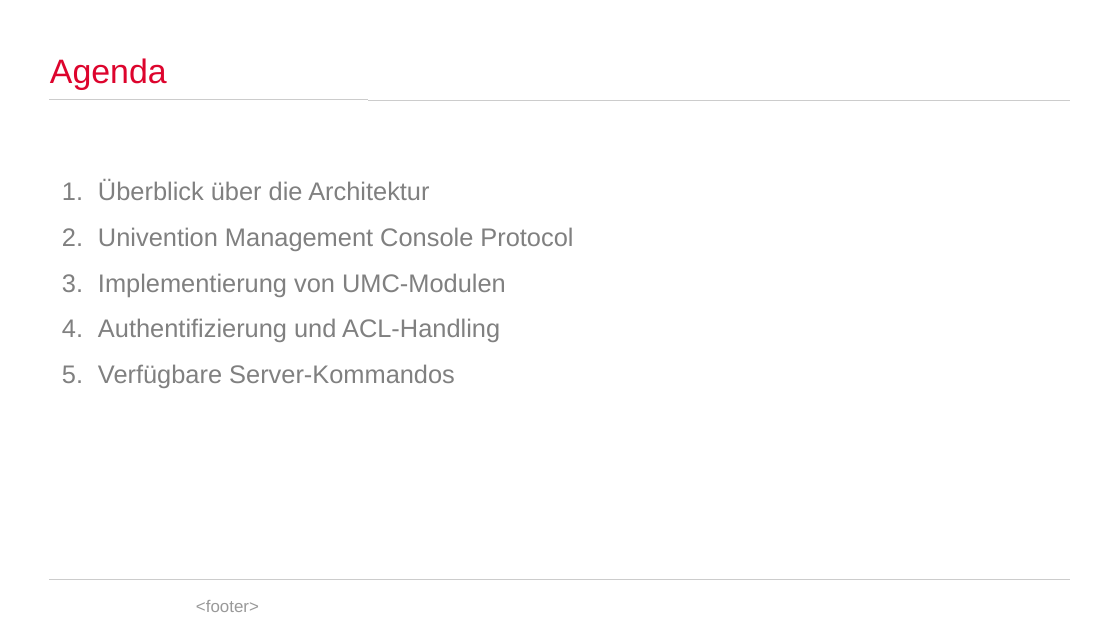
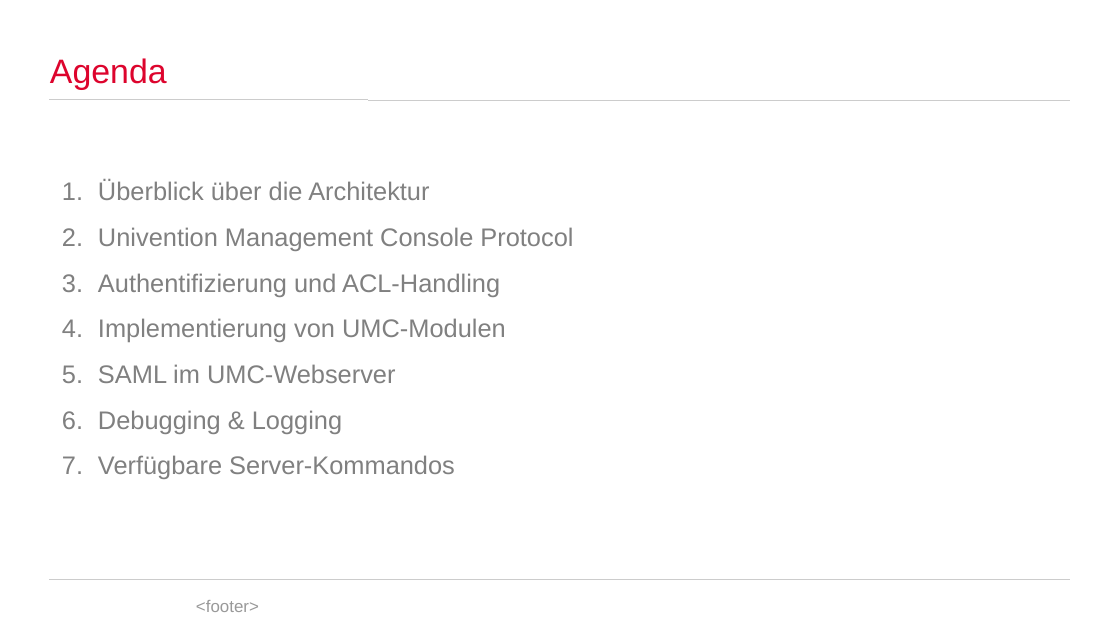
Before and after one commit to spaceone/presentations, a slide deck: slide 2 of univention-management-console/univention-management-console.odp. Drawn at 1120x630 pixels with LibreOffice and Linux fonts; fonts in the diff are those of the drawing; background and template pictures are left out. Boxes give left, top, right and bottom in pixels: in the first picture for what was removed or moved away, otherwise in the second. Text is boxed around its words. In the diff, an @@ line names an element or a change of style, - is before the commit and + after.

```diff
--- a/univention-management-console/univention-management-console.odp
+++ b/univention-management-console/univention-management-console.odp
@@ text at box(98, 273, 500, 297): paragraph added @@
+3. Authentifizierung und ACL-Handling
@@ text at box(98, 364, 395, 434): text changed @@
-4. Authentifizierung und ACL-Handling
+5. SAML im UMC-Webserver
+6. Debugging & Logging
```
Also in this commit, not shown: 9 other slides changed, 2 slides added, 2 slides removed.
